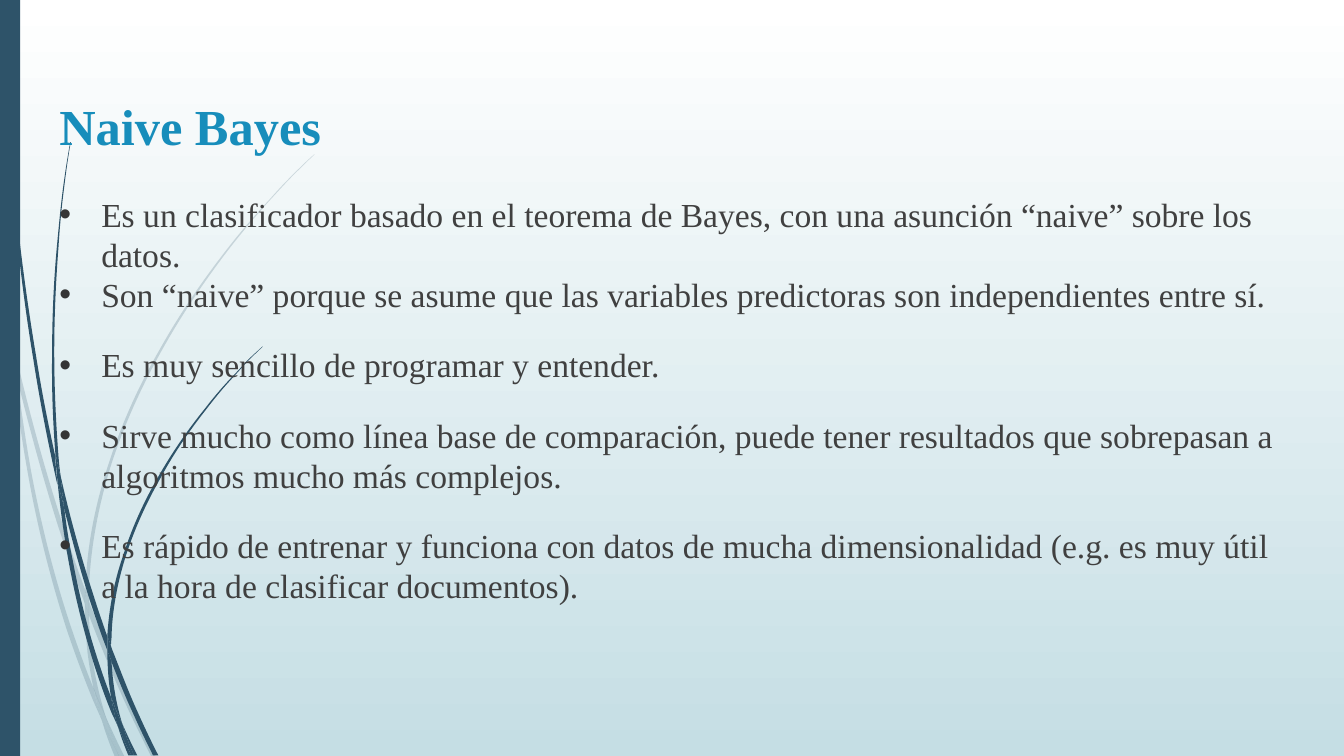
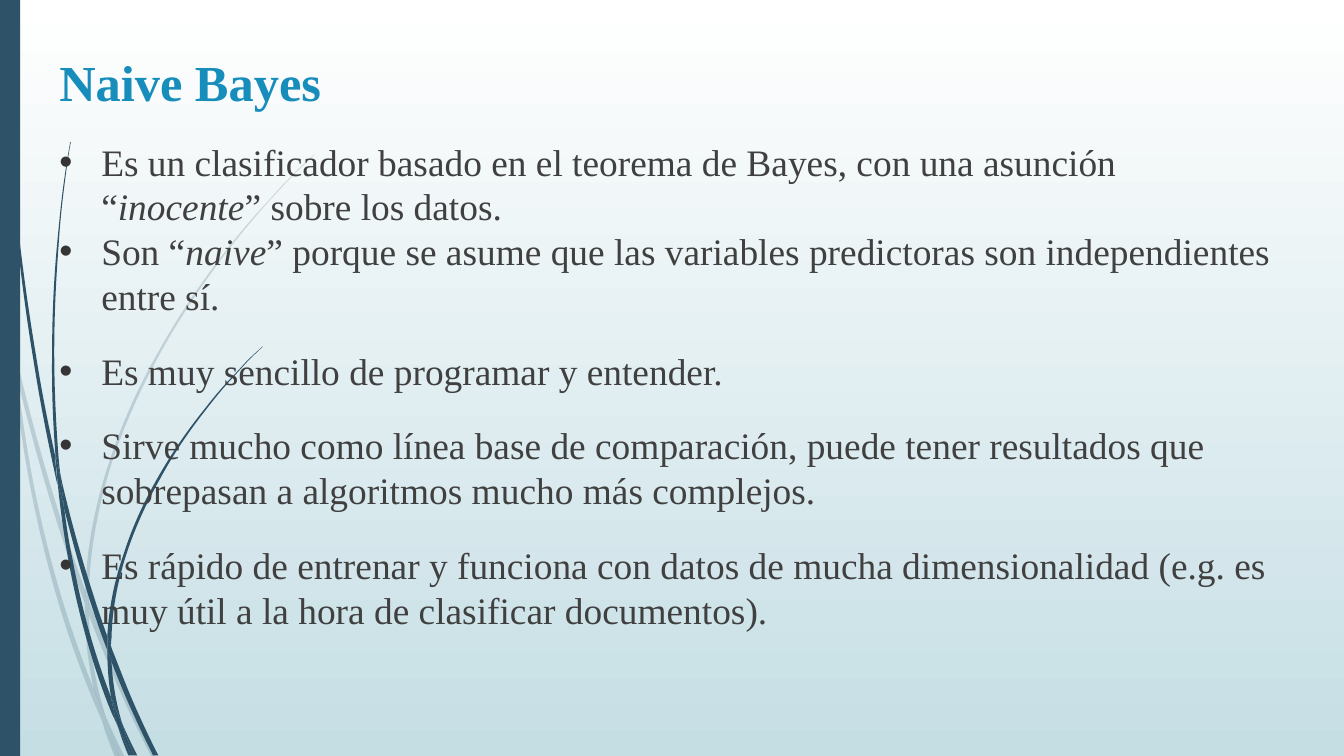
Before and after one commit to DiploDatos/AprendizajeSupervisado, a slide deck: slide 27 of Teórico/Aprendizaje Supervisado - Clase I.ppsx. Drawn at 1344x756 pixels with LibreOffice and Linux fonts; fonts in the diff are those of the drawing. Boxes give left, top, right and bottom in pixels: in the first picture for what was removed or moved away, otherwise in the second. Text is boxed around its words. In the diff, an @@ line names an element or a change of style, - is before the commit and + after.

```diff
--- a/Teórico/Aprendizaje Supervisado - Clase I.ppsx
+++ b/Teórico/Aprendizaje Supervisado - Clase I.ppsx
@@ title "Naive Bayes": place and size @@
-title "Naive Bayes" at (59, 110, 321, 155)
+title "Naive Bayes" at (59, 66, 321, 112)
@@ text "Es un clasificador basado en ...": place and size @@
-text "Es un clasificador basado en ..." at (101, 203, 1273, 605)
+text "Es un clasificador basado en ..." at (101, 149, 1270, 631)
@@ text at (101, 149, 1116, 221): text changed; size 18 to 20 pt @@
-• Es un clasificador basado en el teorema de Bayes, con una asunción “naive” sobre los datos.
+• Es un clasificador basado en el teorema de Bayes, con una asunción “inocente” sobre los datos.
@@ text at (101, 239, 1270, 631): size 18 to 20 pt in "Son “naive” porque se asume que las ...", "Es muy sencillo de programar y entender.", "Sirve mucho como línea base de comparación, ...", "Es rápido de entrenar y funciona con ..."; italic on in "“naive”" @@
```
Also in this commit, not shown: 14 other slides changed.
